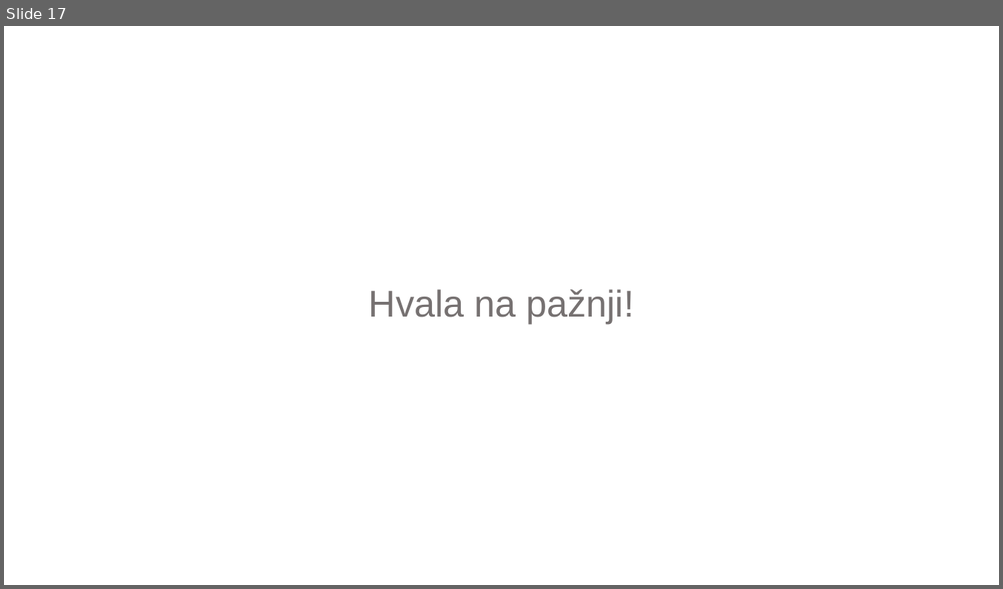
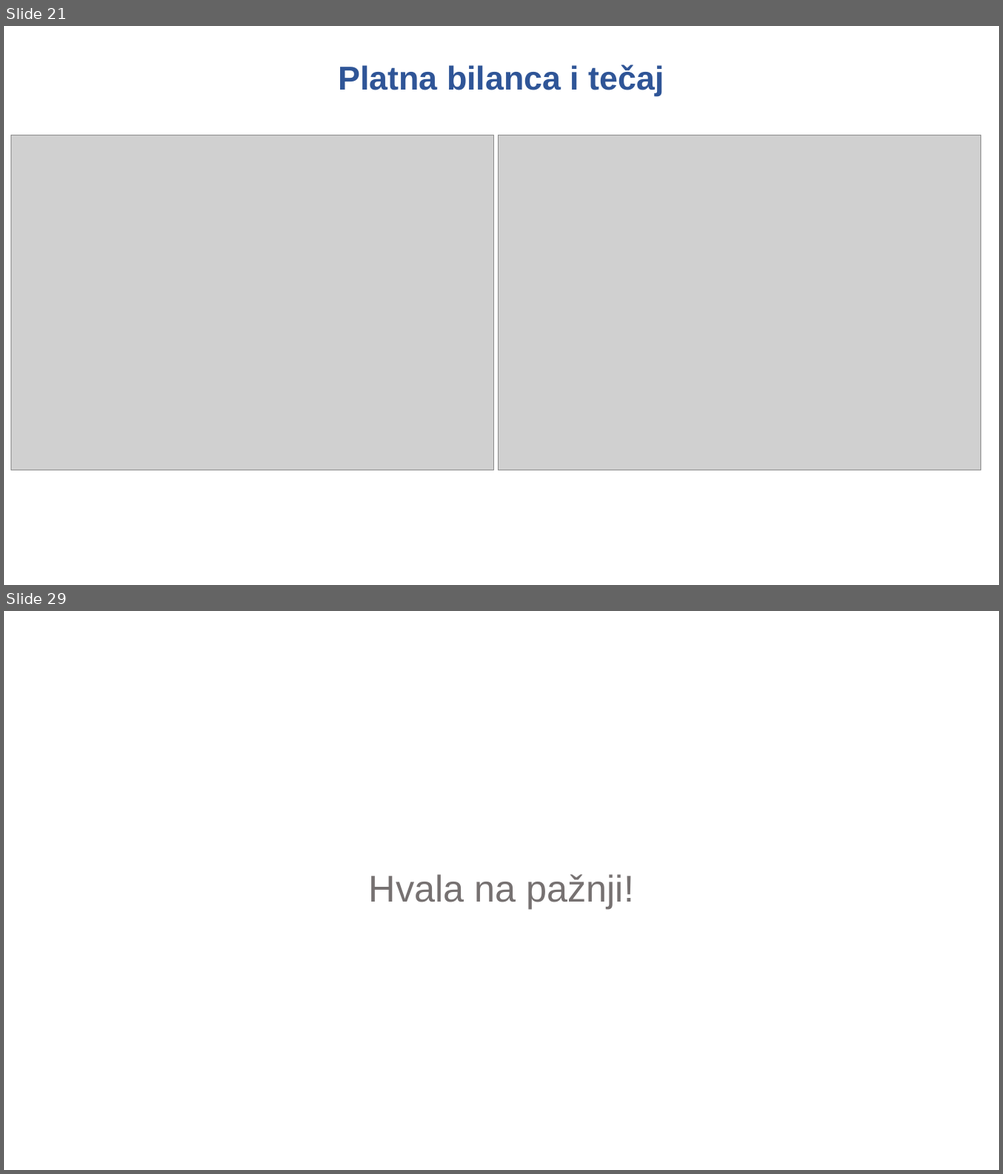
Before and after one commit to mbamba17/corona_sim, a slide deck: Prezentacija za UV.pptx. Shown one above the other, each under a label of ours: slide 17 before the commit, slides 21 and 29 after it; the slides between them are not shown. The pictures are 1003x589 and 1003x1174 pixels, drawn with LibreOffice and Linux fonts; fonts in the diff are those of the drawing; grey boxes stand for pictures; background and template pictures are left out. Boxes give left, top, right and bottom in pixels: in the first picture for what was removed or moved away, otherwise in the second. Text is boxed around its words. In the diff, an @@ line names an element or a change of style, - is before the commit and + after.

```diff
--- a/Prezentacija za UV.pptx
+++ b/Prezentacija za UV.pptx
@@ slide 21 added at <box>4,26,999,585</box>, background picture (left out) @@
@@ text added at <box>338,64,664,96</box>, 32 pt, text #2F5597, bold @@
+Platna bilanca i tečaj
@@ picture added at <box>11,136,493,471</box> @@
@@ picture added at <box>498,136,982,471</box> @@
@@ what was slide 17 is now slide 29 @@
```
Also in this commit, not shown: 3 slides changed, 23 other slides added, 12 slides removed, 2 other files.
